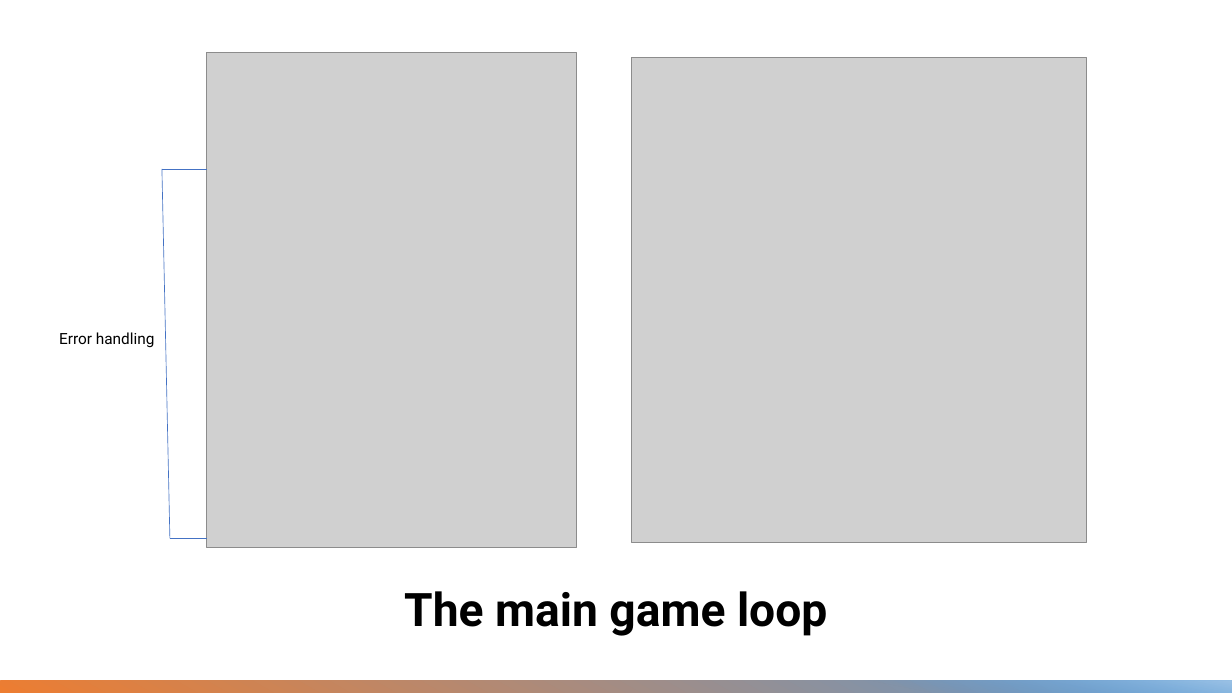
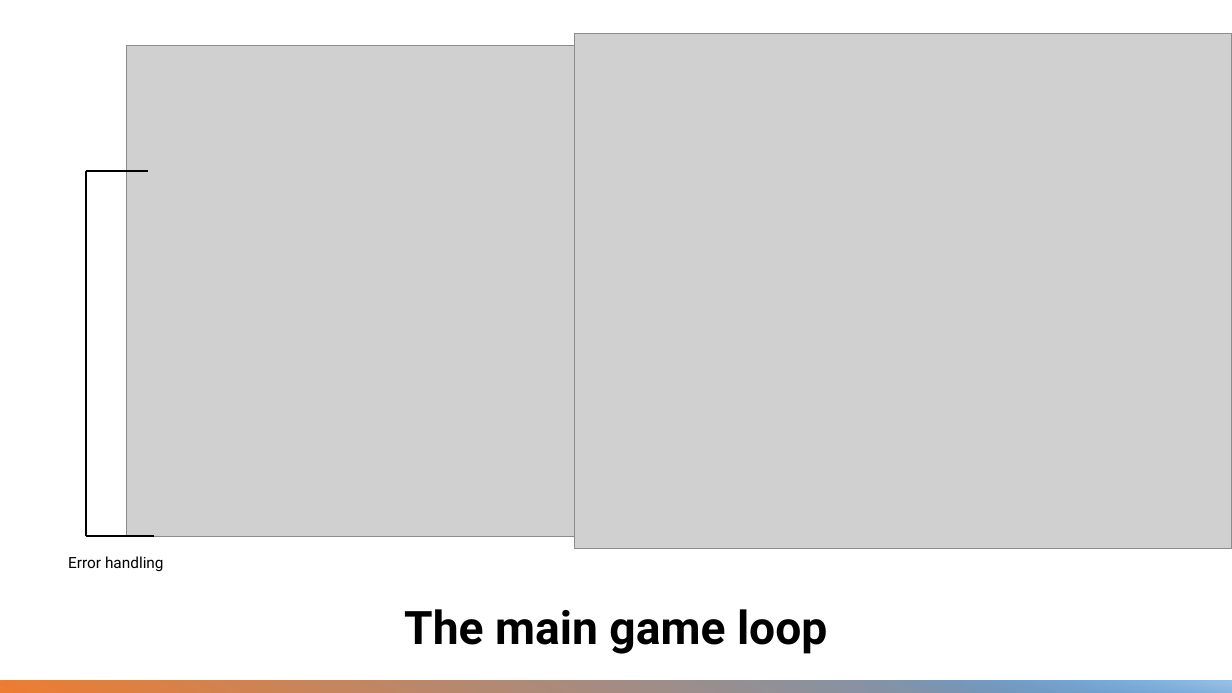
Before and after one commit to 115-group-3/hangedman, a slide deck: slide 7 of hangedman/presentation.pptx. Drawn at 1232x693 pixels with LibreOffice and Linux fonts; fonts in the diff are those of the drawing; grey boxes stand for pictures. Boxes give left, top, right and bottom in pixels: in the first picture for what was removed or moved away, otherwise in the second. Text is boxed around its words. In the diff, an @@ line names an element or a change of style, - is before the commit and + after.

```diff
--- a/hangedman/presentation.pptx
+++ b/hangedman/presentation.pptx
@@ picture: place and size @@
-picture at [207, 53, 577, 548]
+picture at [126, 45, 582, 536]
@@ picture: place and size @@
-picture at [632, 57, 1087, 543]
+picture at [575, 33, 1232, 548]
@@ line moved from (162, 169) - (170, 539) to (86, 171) - (86, 536) @@
@@ line (86, 171) - (86, 536): stroke #4472C4 0.5 pt to #000000 1.5 pt @@
@@ line moved from (207, 169) - (162, 169) to (86, 171) - (148, 171) @@
@@ line (86, 171) - (148, 171): stroke #4472C4 0.5 pt to #000000 1.5 pt @@
@@ line moved from (170, 539) - (207, 539) to (86, 536) - (154, 536) @@
@@ line (86, 536) - (154, 536): stroke #4472C4 0.5 pt to #000000 1.5 pt @@
@@ text "Error handling": place and size @@
-text "Error handling" at [59, 332, 155, 347]
+text "Error handling" at [68, 556, 164, 571]
@@ title "The main game loop": place and size @@
-title "The main game loop" at [404, 591, 827, 636]
+title "The main game loop" at [404, 609, 827, 654]
```
Also in this commit, not shown: 2 other slides changed.
